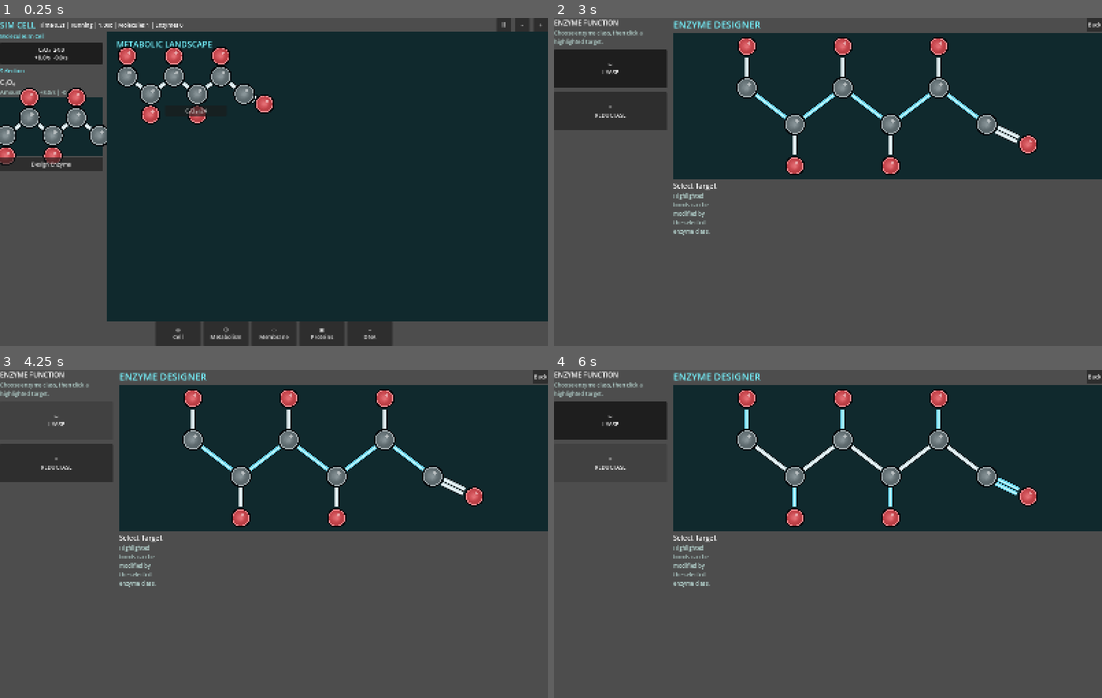
Above: before the commit, frames 1-4 (two rows, left to right).
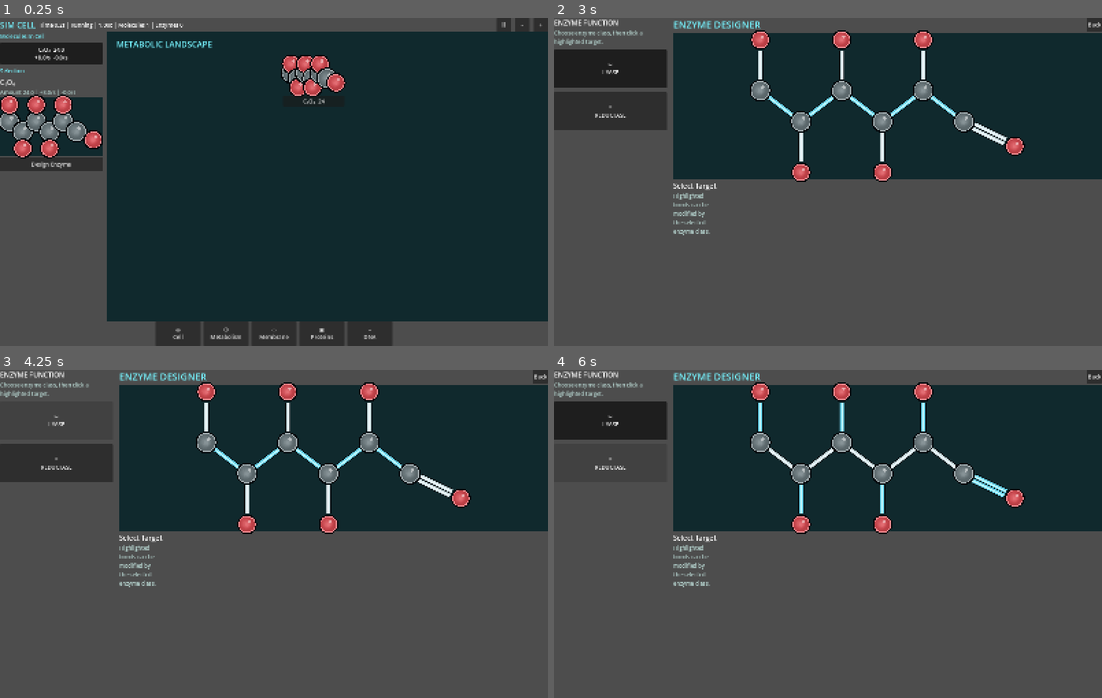
Above: after the commit, the same moments.

Repository: EliasEnglund/SimCell
Game: Godot game, scene res://scenes/main.tscn
Two runs of this game, one before a commit and one after it. Both use one fixed random seed, a clock stepped at 60 frames per second and the inputs below.
Inputs:
- Up to frame 1 (0.25 s): no input
- Up to frame 2 (3 s): click "Ⅱ" at 0.5 s; click "-" at 1.25 s; click "+" at 2 s; click "C₆O₆ 28.0 +8.0/s -0.0/s" at 2.75 s
- Up to frame 3 (4.25 s): click "✂ LYASE" at 3.5 s
- Up to frame 4 (6 s): click "= REDUCTASE" at 4.25 s; click "✂ LYASE" at 5 s; click "= REDUCTASE" at 5.75 s

The runs differ from the first frame. In frame 1, 6.3% of the frame differs, in the area x 0-64%, y 8-45%; in frame 2, 5.0%; in frame 3, 5.0%; in frame 4, 5.0%.

Commit message:
Center metabolism molecule and improve graph fit

Diff:
--- a/scripts/core/molecule_graph.gd
+++ b/scripts/core/molecule_graph.gd
@@ -14,9 +14,9 @@
 			"element": CARBON,
 			"pos": Vector2(x, y)
 		})
-		var oxygen_pos := Vector2(x, y - 132.0) if i % 2 == 0 else Vector2(x, y + 132.0)
+		var oxygen_pos := Vector2(x, y - 190.0) if i % 2 == 0 else Vector2(x, y + 190.0)
 		if i == 5:
-			oxygen_pos = Vector2(x + 132.0, y + 64.0)
+			oxygen_pos = Vector2(x + 190.0, y + 92.0)
 		atoms.append({
 			"element": OXYGEN,
 			"pos": oxygen_pos
--- a/scripts/ui/main.gd
+++ b/scripts/ui/main.gd
@@ -212,10 +212,15 @@
 	map_layer.add_child(title)
 	var ids := sim.present_molecule_ids()
 	var positions := {}
+	var map_width: float = maxf(760.0, map_layer.size.x)
 	for i in ids.size():
 		var id := ids[i]
-		var x := 170.0 + float(i % 3) * 280.0
-		var y := 100.0 + float(i / 3) * 210.0
+		var x: float = map_width * 0.5 - 130.0
+		var y: float = 72.0
+		if i > 0:
+			var branch: int = i - 1
+			x = 110.0 + float(branch % 3) * 285.0
+			y = 300.0 + float(branch / 3) * 220.0
 		positions[id] = Vector2(x, y)
 		map_layer.add_child(_map_molecule_node(id, positions[id]))
 	for reaction in sim.reactions:
--- a/scripts/ui/molecule_canvas.gd
+++ b/scripts/ui/molecule_canvas.gd
@@ -70,7 +70,7 @@
 	if order == 2:
 		offsets = [-7.0, 7.0]
 	for offset in offsets:
-		var trim := 34.0
+		var trim := 32.0
 		var start: Vector2 = a + dir * trim + normal * offset
 		var end: Vector2 = b - dir * trim + normal * offset
 		draw_line(start, end, outline, width + 7.0, true)
@@ -123,10 +123,10 @@
 		min_pos = min_pos.min(pos)
 		max_pos = max_pos.max(pos)
 	var graph_size := (max_pos - min_pos).max(Vector2(1.0, 1.0))
-	var available := (size - Vector2(80, 80)).max(Vector2(80, 80))
+	var available := (size - Vector2(42, 42)).max(Vector2(24, 24))
 	var zoom = minf(available.x / graph_size.x, available.y / graph_size.y)
 	if not scale_to_fit:
 		zoom = 1.0
-	zoom = clampf(zoom, 0.45, 1.8)
+	zoom = clampf(zoom, 0.12, 1.8)
 	var center_offset: Vector2 = size * 0.5 - (min_pos + graph_size * 0.5) * zoom
 	return Transform2D(0.0, Vector2(zoom, zoom), 0.0, center_offset)
